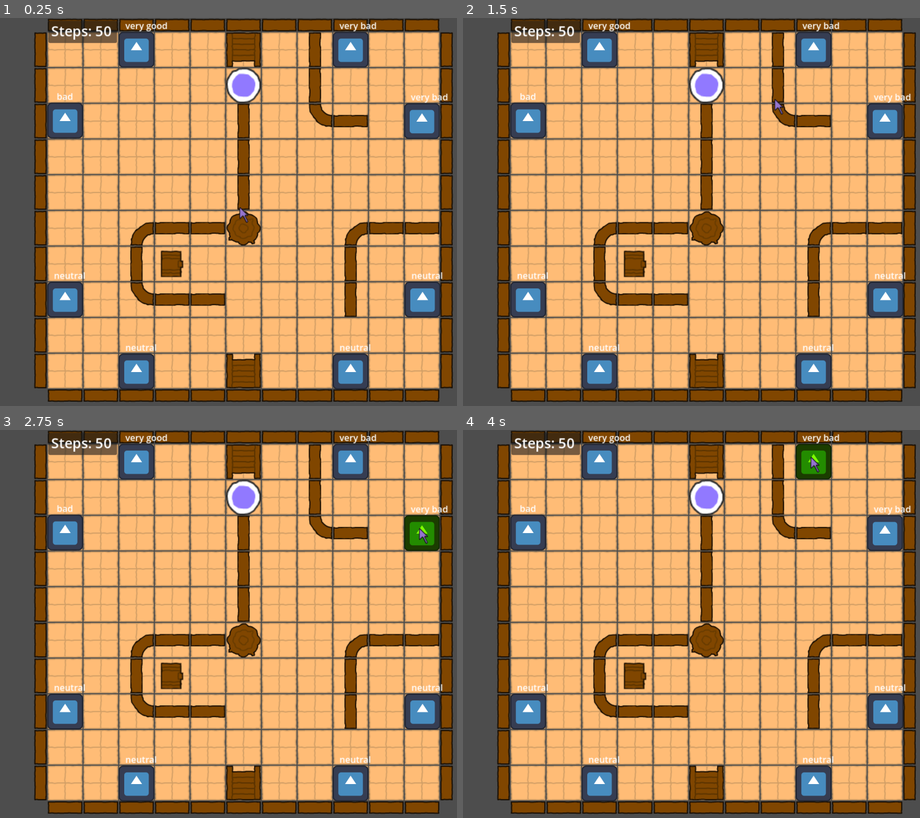
Above: before the commit, frames 1-4 (two rows, left to right).
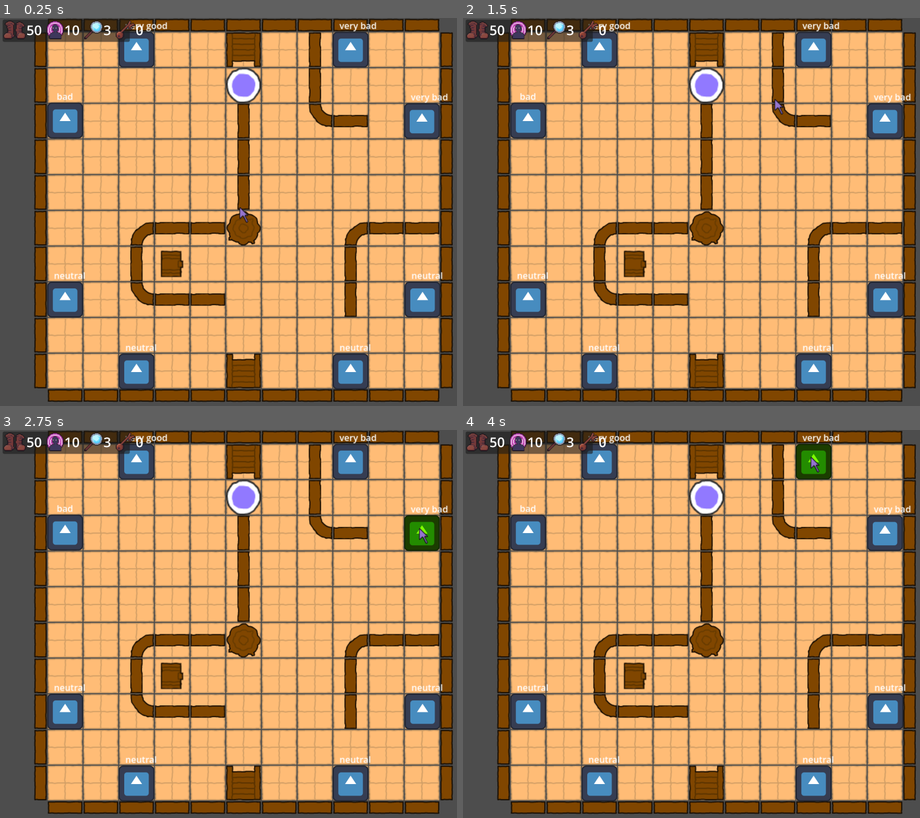
Above: after the commit, the same moments.

Repository: kbendrick/DJK_Project
Game: Godot game, scene res://Scenes/world.tscn
The game is run twice, just before and just after one commit, with the same random seed, the same clock (stepped at 60 frames per second) and the same inputs. The engine's default icon, where the game draws it, is replaced by a stand-in: a white triangle on a blue panel in a dark square.
Inputs (mouse positions are in pixels of both pictures, inside the frame that each line leads up to):
- Up to frame 1 (0.25 s): no input
- Up to frame 2 (1.5 s): tap Enter at 0.5 s; drag from (705, 83) to (705, 212) at 0.52 s; tap Space at 1.25 s; drag from (814, 49) to (705, 212) at 1.27 s
- Up to frame 3 (2.75 s): tap Enter at 2 s; move the mouse to (420, 534) at 2.02 s; click (420, 534) at 2.17 s
- Up to frame 4 (4 s): tap Space at 2.75 s; drag from (883, 713) to (814, 461) at 2.77 s; tap Enter at 3.5 s; drag from (814, 783) to (814, 461) at 3.52 s

The runs differ from the first frame. In frame 1, 1.2% of the frame differs, in the area x 0-32%, y 0-7%; in frame 2, 1.2%; in frame 3, 1.2%; in frame 4, 1.2%.

Commit message:
created a dictonary to story players resources and connected them to new ui and player

Diff:
--- a/Scenes/bookshelf.gd
+++ b/Scenes/bookshelf.gd
@@ -43,6 +43,6 @@
 
 func interact(player: CharacterBody2D) -> void:
 	if current_state != "used":
-		player.set_stat("steps", player.get_stat("steps") + step_modifier)
+		player.update_stat("steps", step_modifier)
 		current_state = "used"
 		bookshelf_sprite.self_modulate = Color.DARK_RED
--- /dev/null
+++ b/Scenes/inventory.gd
@@ -0,0 +1,18 @@
+extends Node2D
+
+signal resource_count_changed(type: String, new_count: int)
+
+var resources: Dictionary = {
+	"steps": 0,
+	"sanity": 0,
+	"insight": 0,
+	"keys": 0
+}
+
+func update_resource(type: String, amount: int):
+		if(resources.has(type)):
+			resources[type] = resources[type] + amount
+			emit_signal("resource_count_changed", type, resources[type])
+
+func get_resource(type: String) -> int:
+	return resources[type]
--- a/Scenes/player.tscn
+++ b/Scenes/player.tscn
@@ -3,6 +3,7 @@
 [ext_resource type="Script" uid="uid://cuc2uy66kwog4" path="res://Scripts/player.gd" id="1_v0iea"]
 [ext_resource type="Texture2D" uid="uid://dgqsudvuvpmeg" path="res://Assets/kenney_scribble-dungeons/PNG/Default (64px)/Characters/purple_character.png" id="2_cvnsp"]
 [ext_resource type="PackedScene" uid="uid://5l73u2j2xj7p" path="res://Scenes/mouse.tscn" id="3_6t5aa"]
+[ext_resource type="Script" uid="uid://ckn8b4p6cmqwf" path="res://Scenes/inventory.gd" id="4_vgqql"]
 
 [sub_resource type="RectangleShape2D" id="RectangleShape2D_7dj0j"]
 size = Vector2(22, 22)
@@ -36,4 +37,7 @@
 
 [node name="Mouse" parent="." unique_id=1417884587 instance=ExtResource("3_6t5aa")]
 
+[node name="Inventory" type="Node2D" parent="." unique_id=423759715]
+script = ExtResource("4_vgqql")
+
 [connection signal="input_event" from="." to="." method="_on_input_event"]
--- /dev/null
+++ b/Scenes/resource_display.gd
@@ -0,0 +1,13 @@
+extends GridContainer
+
+var player_inventory: Node2D
+@onready var player : CharacterBody2D = get_tree().get_first_node_in_group("Player")
+
+func _ready():
+	player_inventory = player.find_child("Inventory")
+	player_inventory.connect("resource_count_changed", _on_player_inventory_resource_count_changed)
+	print("Resource Display Ready")
+
+func _on_player_inventory_resource_count_changed(type: String, new_count: int)->void:
+	var resource_to_update = self.find_child(type)
+	resource_to_update.update_count(new_count)
--- /dev/null
+++ b/Scenes/resource_display.tscn
@@ -0,0 +1,94 @@
+[gd_scene format=3 uid="uid://bl3ubikml7jab"]
+
+[ext_resource type="Script" uid="uid://okpds2ta2cy8" path="res://Scenes/resource_display.gd" id="1_3mdst"]
+[ext_resource type="Script" uid="uid://dbdsbiqit3gi" path="res://Scenes/resource_item_dispaly.gd" id="1_ebyp1"]
+[ext_resource type="Texture2D" uid="uid://r10apvj0vioq" path="res://#1 - Transparent Icons copy.png" id="3_p2skx"]
+[ext_resource type="Texture2D" uid="uid://gg6fxxehd5cs" path="res://#1 - Transparent Icons copy 4.png" id="4_ixb3f"]
+[ext_resource type="Texture2D" uid="uid://7fke8tamuggw" path="res://#1 - Transparent Icons copy 3.png" id="5_nme5t"]
+[ext_resource type="Texture2D" uid="uid://dgnu88naxk4ql" path="res://#1 - Transparent Icons copy 2.png" id="6_k61u0"]
+
+[node name="ResourceDisplay" type="GridContainer" unique_id=1854313418]
+anchors_preset = 15
+anchor_right = 1.0
+anchor_bottom = 1.0
+grow_horizontal = 2
+grow_vertical = 2
+columns = 7
+script = ExtResource("1_3mdst")
+
+[node name="steps" type="HBoxContainer" parent="." unique_id=1864149432]
+layout_mode = 2
+script = ExtResource("1_ebyp1")
+
+[node name="TextureRect" type="TextureRect" parent="steps" unique_id=2065086621]
+layout_mode = 2
+texture = ExtResource("3_p2skx")
+expand_mode = 3
+
+[node name="Label" type="Label" parent="steps" unique_id=2138943525]
+layout_mode = 2
+theme_override_font_sizes/font_size = 80
+text = "0"
+
+[node name="MarginContainer" type="MarginContainer" parent="." unique_id=1830718095]
+layout_mode = 2
+theme_override_constants/margin_left = 10
+theme_override_constants/margin_top = 10
+theme_override_constants/margin_right = 10
+theme_override_constants/margin_bottom = 10
+
+[node name="sanity" type="HBoxContainer" parent="." unique_id=913402751]
+layout_mode = 2
+script = ExtResource("1_ebyp1")
+
+[node name="TextureRect" type="TextureRect" parent="sanity" unique_id=584090529]
+layout_mode = 2
+texture = ExtResource("4_ixb3f")
+expand_mode = 3
+
+[node name="Label" type="Label" parent="sanity" unique_id=933479427]
+layout_mode = 2
+theme_override_font_sizes/font_size = 80
+text = "0"
+
+[node name="MarginContainer2" type="MarginContainer" parent="." unique_id=1883502707]
+layout_mode = 2
+theme_override_constants/margin_left = 10
+theme_override_constants/margin_top = 10
+theme_override_constants/margin_right = 10
+theme_override_constants/margin_bottom = 10
+
+[node name="insight" type="HBoxContainer" parent="." unique_id=216423532]
+layout_mode = 2
+script = ExtResource("1_ebyp1")
+
+[node name="TextureRect" type="TextureRect" parent="insight" unique_id=848219586]
+layout_mode = 2
+texture = ExtResource("5_nme5t")
+expand_mode = 3
+
+[node name="Label" type="Label" parent="insight" unique_id=1004628483]
+layout_mode = 2
+theme_override_font_sizes/font_size = 80
+text = "0"
+
+[node name="MarginContainer3" type="MarginContainer" parent="." unique_id=827958836]
+layout_mode = 2
+theme_override_constants/margin_left = 10
+theme_override_constants/margin_top = 10
+theme_override_constants/margin_right = 10
+theme_override_constants/margin_bottom = 10
+
+[node name="keys" type="HBoxContainer" parent="." unique_id=1586665089]
+layout_mode = 2
+script = ExtResource("1_ebyp1")
+
+[node name="TextureRect" type="TextureRect" parent="keys" unique_id=1850741750]
+layout_mode = 2
+texture = ExtResource("6_k61u0")
+expand_mode = 3
+
+[node name="Label" type="Label" parent="keys" unique_id=1794119044]
+layout_mode = 2
+theme_override_font_sizes/font_size = 80
+text = "0"
--- /dev/null
+++ b/Scenes/resource_item_dispaly.gd
@@ -0,0 +1,7 @@
+extends HBoxContainer
+
+@onready var texture_rect: TextureRect = $TextureRect
+@onready var label: Label= $Label
+
+func update_count(count:int):
+	label.text = str(count)
--- /dev/null
+++ b/Scenes/resource_item_dispaly.tscn
@@ -0,0 +1,16 @@
+[gd_scene format=3 uid="uid://v0phl502htb0"]
+
+[ext_resource type="Script" uid="uid://dbdsbiqit3gi" path="res://Scenes/resource_item_dispaly.gd" id="1_sp0yu"]
+[ext_resource type="Texture2D" uid="uid://c2slme5udoag2" path="res://icon.svg" id="2_ndmwj"]
+
+[node name="ResourceItemDispaly" type="HBoxContainer" unique_id=1764967918]
+script = ExtResource("1_sp0yu")
+
+[node name="TextureRect" type="TextureRect" parent="." unique_id=1988918792]
+layout_mode = 2
+texture = ExtResource("2_ndmwj")
+
+[node name="Label" type="Label" parent="." unique_id=182801016]
+layout_mode = 2
+theme_override_font_sizes/font_size = 80
+text = "0"
--- a/Scenes/world.tscn
+++ b/Scenes/world.tscn
@@ -6,6 +6,7 @@
 [ext_resource type="Script" uid="uid://c7lyov4b2v7nb" path="res://Scenes/grid_display.gd" id="4_8j60k"]
 [ext_resource type="PackedScene" uid="uid://dmt6dts73gxu5" path="res://Scenes/bookshelves_setup.tscn" id="5_fo5ed"]
 [ext_resource type="PackedScene" uid="uid://dtis2o3rk78xa" path="res://Scenes/bookshelf.tscn" id="6_5ukr8"]
+[ext_resource type="PackedScene" uid="uid://bl3ubikml7jab" path="res://Scenes/resource_display.tscn" id="7_o06y3"]
 
 [sub_resource type="TileSetAtlasSource" id="TileSetAtlasSource_8j60k"]
 texture = ExtResource("2_8j60k")
@@ -341,17 +342,11 @@
 zoom = Vector2(2.3, 2.3)
 
 [node name="HUD" type="Control" parent="." unique_id=1388086199]
+visible = false
 layout_mode = 3
 anchors_preset = 0
 offset_right = 40.0
 offset_bottom = 40.0
-
-[node name="Panel" type="Panel" parent="HUD" unique_id=1196209643]
-layout_mode = 0
-offset_left = 194.0
-offset_top = 236.0
-offset_right = 317.0
-offset_bottom = 276.0
 
 [node name="StepLabel" type="Label" parent="HUD" unique_id=896278185]
 layout_mode = 0
@@ -391,4 +386,22 @@
 [node name="ShelfMarker8" type="Marker2D" parent="RoomSetup/ShelvesLayout" unique_id=731602610]
 position = Vector2(352, 288)
 
+[node name="Panel" type="Panel" parent="." unique_id=1196209643]
+offset_left = 112.0
+offset_top = 234.0
+offset_right = 340.0
+offset_bottom = 274.0
+
+[node name="ResourceDisplay" parent="." unique_id=1854313418 instance=ExtResource("7_o06y3")]
+anchors_preset = 0
+anchor_right = 0.0
+anchor_bottom = 0.0
+offset_left = 113.0
+offset_top = 236.0
+offset_right = 859.0
+offset_bottom = 346.0
+grow_horizontal = 1
+grow_vertical = 1
+scale = Vector2(0.3, 0.3)
+
 [connection signal="toggled" from="Grid Debug/GridDisplay/MarginContainer/PanelContainer/ShowGrid" to="Grid Debug/GridDisplay" method="toggle_grid_display"]
--- a/Scripts/player.gd
+++ b/Scripts/player.gd
@@ -13,11 +13,17 @@
 
 @onready var step_decrement: Label = $StepDecrement
 var step_decrement_storage: int = 0
-@export var steps: int = 50
+
+@export var starting_steps: int = 50
+@export var starting_sanity: int = 10
+@export var starting_insight: int = 3
+@export var starting_keys: int = 0
 
 @onready var mouse_node: Node2D = $Mouse
 var mousehover: Area2D = null
 var adjacent_to_target_cell: bool = false
+
+@onready var inventory: Node2D = $Inventory
 
 var moving := false:
 	set(value):
@@ -36,6 +42,11 @@
 
 	current_cell = pos_to_cell(global_position)
 	target_cell = current_cell
+
+	inventory.update_resource("steps", starting_steps)
+	inventory.update_resource("sanity", starting_sanity)
+	inventory.update_resource("insight", starting_insight)
+	inventory.update_resource("keys", starting_keys)
 
 
 func pos_to_cell(pos: Vector2) -> Vector2i:
@@ -140,7 +151,7 @@
 	if move_pts.is_empty():
 		return
 	step_decrement.visible = false
-	set_stat("steps", (get_stat("steps") - step_decrement_storage))
+	update_stat("steps", -step_decrement_storage)
 	print("Current Number of Steps: ", get_stat("steps"))
 	# A path generally begins with the cell we're
 	# already standing in.
@@ -210,10 +221,7 @@
 	moving = false
 
 func get_stat (stat: String) -> int:
-	if stat == "steps":
-		return steps
-	return 0
-
-func set_stat(stat: String, stat_update: int) -> void:
-	if stat == "steps":
-		steps = stat_update
+	return inventory.get_resource(stat)
+
+func update_stat(stat: String, stat_update: int) -> void:
+		inventory.update_resource(stat, stat_update)
Binary file added: #1 - Transparent Icons copy 2.png
Not shown, added: #1 - Transparent Icons copy 2.png.import
Binary file added: #1 - Transparent Icons copy 3.png
Not shown, added: #1 - Transparent Icons copy 3.png.import
Binary file added: #1 - Transparent Icons copy 4.png
Not shown, added: #1 - Transparent Icons copy 4.png.import
Binary file added: #1 - Transparent Icons copy.png
Not shown, added: #1 - Transparent Icons copy.png.import
Not shown, added: Scenes/inventory.gd.uid
Not shown, added: Scenes/resource_display.gd.uid
Not shown, added: Scenes/resource_item_dispaly.gd.uid
